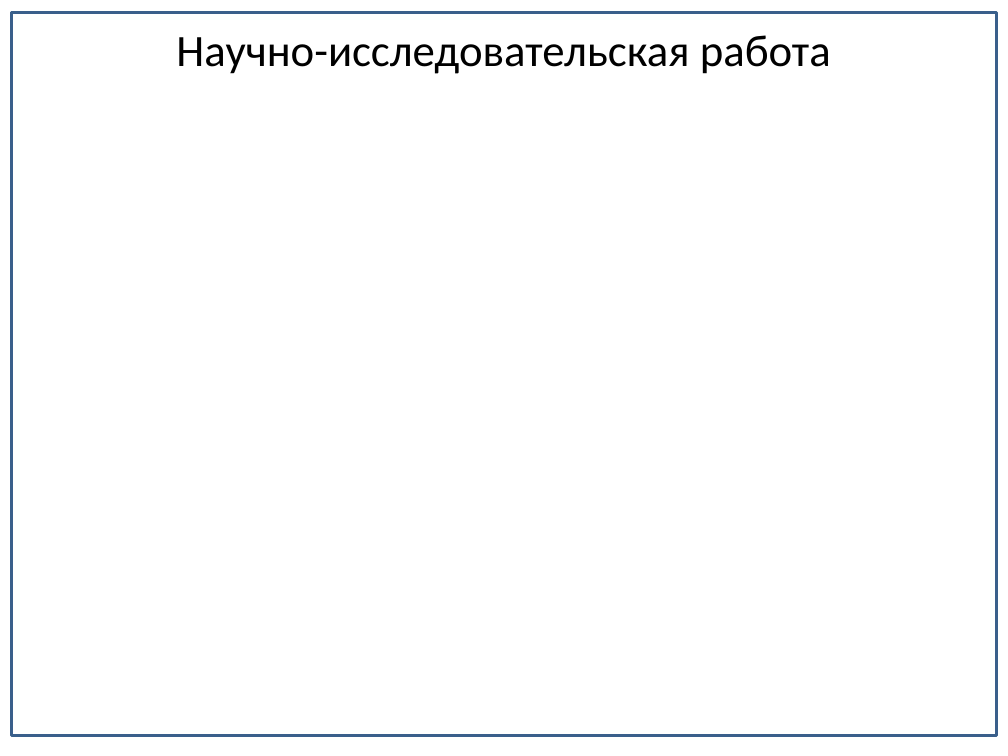
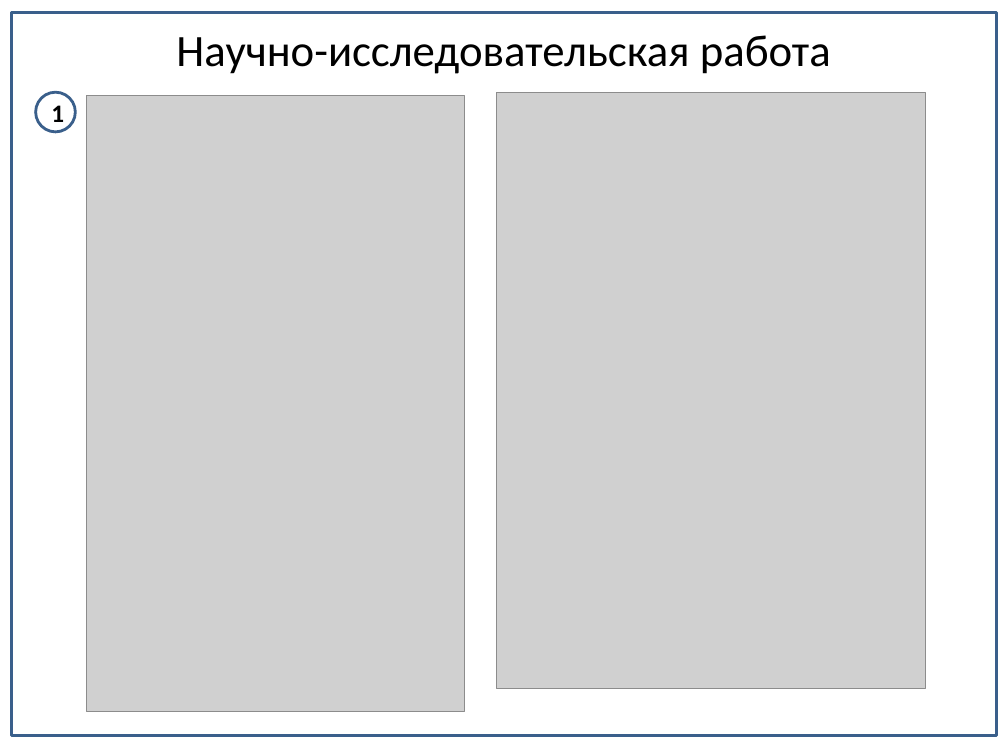
Before and after one commit to CrazyBread/TextHandler, a slide deck: slide 9 of Документы/Презентация.pptx. Drawn at 1008x756 pixels with LibreOffice and Linux fonts; fonts in the diff are those of the drawing; grey boxes stand for pictures. Boxes give left, top, right and bottom in pixels: in the first picture for what was removed or moved away, otherwise in the second. Text is boxed around its words. In the diff, an @@ line names an element or a change of style, - is before the commit and + after.

```diff
--- a/Документы/Презентация.pptx
+++ b/Документы/Презентация.pptx
@@ ellipse added at bbox=[35, 93, 75, 132], fill #FFFFFF, outline #3A5F8C 2 pt, 18 pt, text #000000, bold @@
+1
@@ picture added at bbox=[87, 95, 465, 711] @@
@@ picture added at bbox=[496, 93, 925, 688] @@
```
Also in this commit, not shown: 5 other slides changed, 1 slide added, 1 other file.
